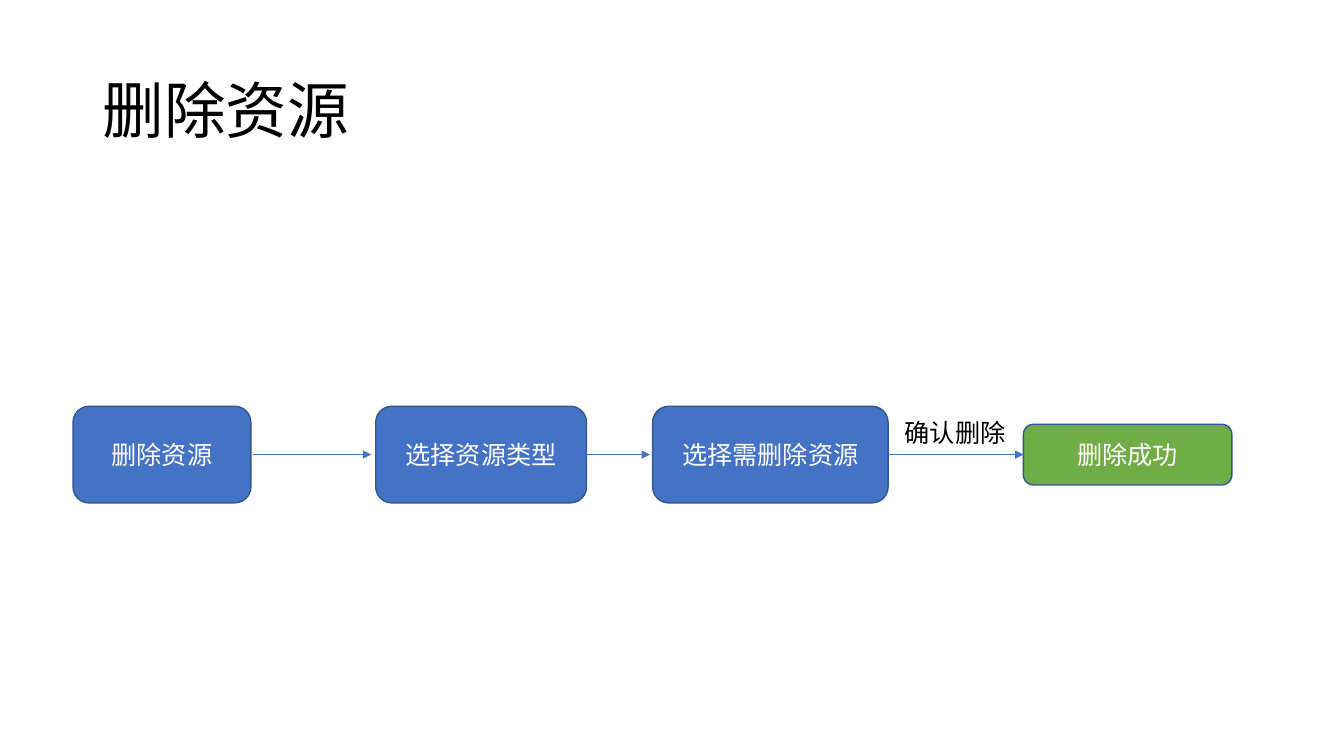
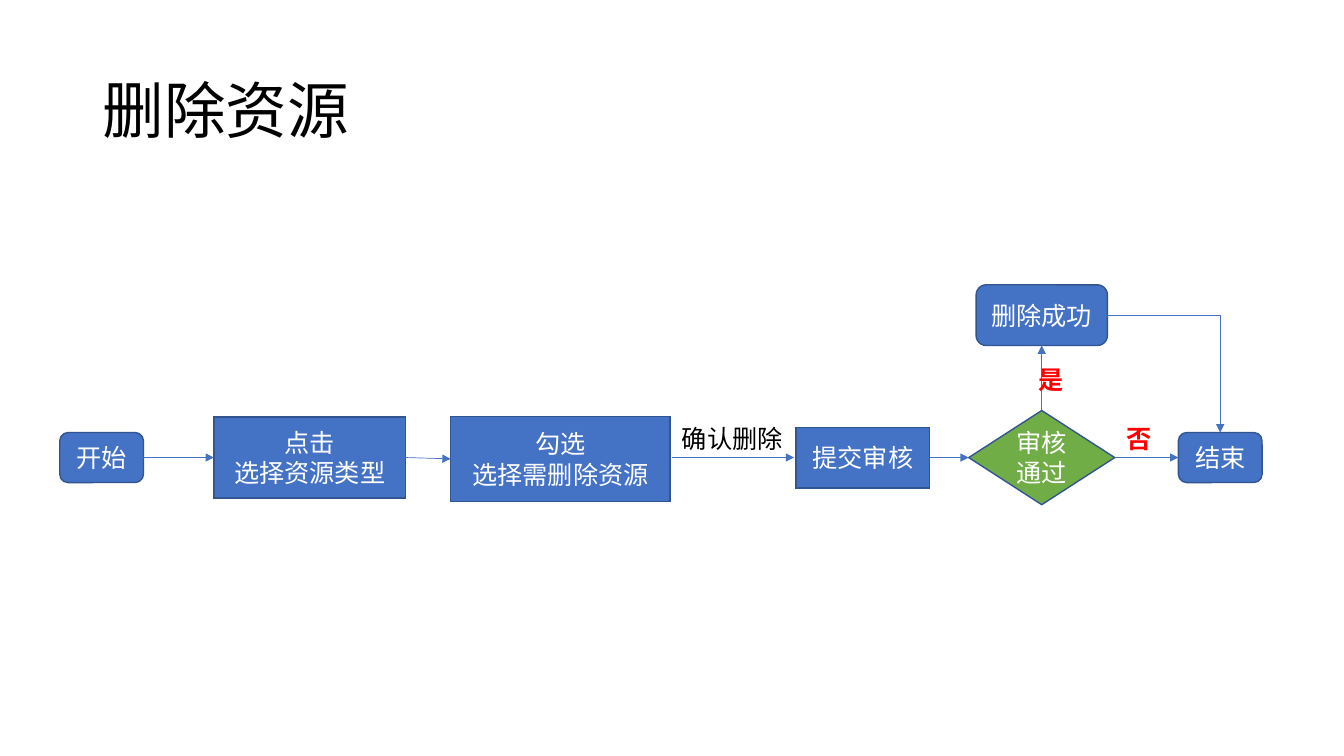
Before and after one commit to little-Fly/ArtviewResourceManagement, a slide deck: slide 8 of 01 Design/012 操作设计/天天意境PC端分功能操作流程.pptx. Drawn at 1344x756 pixels with LibreOffice and Linux fonts; fonts in the diff are those of the drawing. Boxes give left, top, right and bottom in pixels: in the first picture for what was removed or moved away, otherwise in the second. Text is boxed around its words. In the diff, an @@ line names an element or a change of style, - is before the commit and + after.

```diff
--- a/01 Design/012 操作设计/天天意境PC端分功能操作流程.pptx
+++ b/01 Design/012 操作设计/天天意境PC端分功能操作流程.pptx
@@ rounded rectangle "删除成功": place and size @@
-rounded rectangle "删除成功" at bbox=[1023, 424, 1232, 485]
+rounded rectangle "删除成功" at bbox=[976, 285, 1107, 346]
@@ rounded rectangle "删除成功" at bbox=[976, 285, 1107, 346]: fill #70AD47 to #4472C4 @@
@@ elbow arrow added from (1108, 316) to (1221, 433), #4472C4 0.5 pt @@
@@ arrow added from (1043, 410) to (1043, 346), #4472C4 0.5 pt @@
@@ text added at bbox=[1039, 364, 1064, 396], 18 pt, text #FF0000, bold @@
+是
@@ rectangle "点击": place and size @@
-rectangle "点击" at bbox=[376, 406, 587, 503]
+rectangle "点击" at bbox=[214, 417, 405, 498]
@@ rectangle "点击" at bbox=[214, 417, 405, 498]: rounded rectangle to rectangle @@
@@ rectangle "勾选" at bbox=[451, 416, 670, 502]: rounded rectangle to rectangle @@
@@ rectangle "勾选": place and size @@
-rectangle "勾选" at bbox=[652, 406, 888, 503]
+rectangle "勾选" at bbox=[451, 416, 670, 502]
@@ text "确认删除": place and size @@
-text "确认删除" at bbox=[905, 421, 1006, 444]
+text "确认删除" at bbox=[682, 427, 783, 450]
@@ diamond added at bbox=[969, 410, 1115, 504], fill #70AD47, outline #325491 1 pt, 18 pt, text #FFFFFF @@
+审核通过
@@ rounded rectangle "开始": place and size @@
-rounded rectangle "开始" at bbox=[73, 406, 251, 503]
+rounded rectangle "开始" at bbox=[59, 433, 143, 483]
@@ text in rounded rectangle at bbox=[76, 446, 126, 469]: text changed @@
-删除资源
+开始
@@ text in rectangle at bbox=[284, 431, 334, 454]: paragraph added @@
+点击
@@ text in rectangle at bbox=[535, 432, 585, 455]: paragraph added @@
+勾选
@@ rectangle added at bbox=[797, 427, 931, 488], fill #4472C4, outline #325491 1 pt, 18 pt, text #FFFFFF @@
+提交审核
@@ text added at bbox=[1126, 428, 1151, 451], 18 pt, text #FF0000, bold @@
+否
@@ rounded rectangle added at bbox=[1179, 433, 1262, 483], fill #4472C4, outline #325491 1 pt, 18 pt, text #FFFFFF @@
+结束
@@ arrow moved from (253, 455) - (371, 455) to (143, 458) - (214, 458) @@
@@ arrow added from (405, 458) to (451, 459), #4472C4 0.5 pt @@
@@ arrow moved from (569, 455) - (650, 455) to (673, 458) - (795, 458) @@
@@ arrow moved from (888, 455) - (1023, 455) to (930, 458) - (969, 458) @@
@@ arrow added from (1115, 458) to (1179, 458), #4472C4 0.5 pt @@
```
Also in this commit, not shown: 4 other slides changed.
